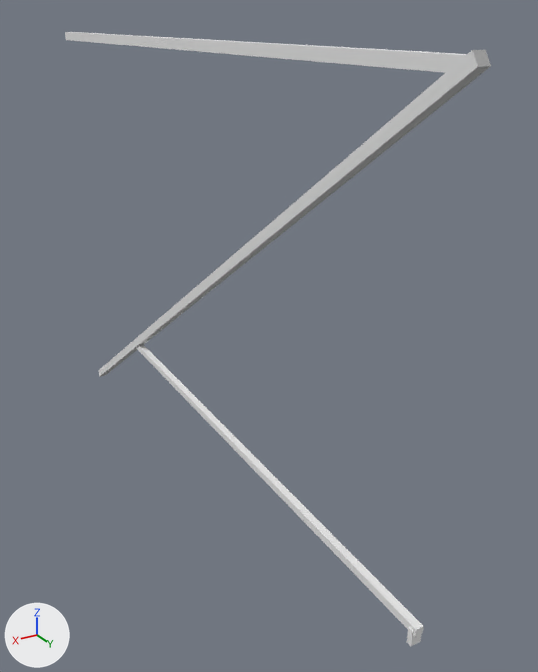
The OBJ model common/src/main/resources/assets/pantographsandwires/models/block/cantilever/single/5/cantilever_center_12px.obj: old version first, new version second.
One viewpoint serves both versions: a 50 mm lens placed at (2.53, 5.51, 0.81), pointed at (0.16, 1.55, -1.16). Every picture has the same lights, and +X, +Y and +Z are marked at lower left. The older version comes first. Where no turn or scale is listed for an object, it has been applied to the vertices.

Script lines for the objects in view, before the commit:
```python
me_6d12c39b_beb6_4c4e_b7ef_8f697fd613a8 = bpy.data.meshes.new('6d12c39b-beb6-4c4e-b7ef-8f697fd613a8')
me_6d12c39b_beb6_4c4e_b7ef_8f697fd613a8.from_pydata(...)  # 8 vertices, 6 faces; spans x 0.48..0.52, y -0.03..3.53, z -1.93..-1.73
me_6d12c39b_beb6_4c4e_b7ef_8f697fd613a8.materials.append(mat_m_53ac917a_6908_652e_015c_c53640b020ed)  # white #e7e7e7
me_8f6e4b83_c2ef_4181_9acc_c9c07db8f8aa = bpy.data.meshes.new('8f6e4b83-c2ef-4181-9acc-c9c07db8f8aa')
me_8f6e4b83_c2ef_4181_9acc_c9c07db8f8aa.from_pydata(...)  # 8 vertices, 6 faces; spans x 0.47..0.53, y -1.13..3.56, z -2.51..0.7
me_8f6e4b83_c2ef_4181_9acc_c9c07db8f8aa.materials.append(mat_m_1fa7325d_e2d7_2d27_270d_f0a5323757e4)  # white #e7e7e7
me_f47d4289_3898_48ba_8911_c7e3f9e4e1d2 = bpy.data.meshes.new('f47d4289-3898-48ba-8911-c7e3f9e4e1d2')
me_f47d4289_3898_48ba_8911_c7e3f9e4e1d2.from_pydata(...)  # a box spanning x 0.4688..0.5312, y 3.4844..3.5156, z -2.0..-1.9063
me_f47d4289_3898_48ba_8911_c7e3f9e4e1d2.materials.append(mat_m_d01e7a2a_8f73_2e81_4c23_374b2442e0d3)  # white #e7e7e7
ob_6d12c39b_beb6_4c4e_b7ef_8f697fd613a8 = bpy.data.objects.new('6d12c39b-beb6-4c4e-b7ef-8f697fd613a8', me_6d12c39b_beb6_4c4e_b7ef_8f697fd613a8)
ob_6d12c39b_beb6_4c4e_b7ef_8f697fd613a8.location = (0.0, 0.0, 0.0)
ob_8f6e4b83_c2ef_4181_9acc_c9c07db8f8aa = bpy.data.objects.new('8f6e4b83-c2ef-4181-9acc-c9c07db8f8aa', me_8f6e4b83_c2ef_4181_9acc_c9c07db8f8aa)
ob_8f6e4b83_c2ef_4181_9acc_c9c07db8f8aa.location = (0.0, 0.0, 0.0)
ob_f47d4289_3898_48ba_8911_c7e3f9e4e1d2 = bpy.data.objects.new('f47d4289-3898-48ba-8911-c7e3f9e4e1d2', me_f47d4289_3898_48ba_8911_c7e3f9e4e1d2)
ob_f47d4289_3898_48ba_8911_c7e3f9e4e1d2.location = (0.0, 0.0, 0.0)
# also in view: '250bc0a3-cdf0-4862-aed6-2ff1fafc9803' at (0.5, 1.19, 0.66)
```
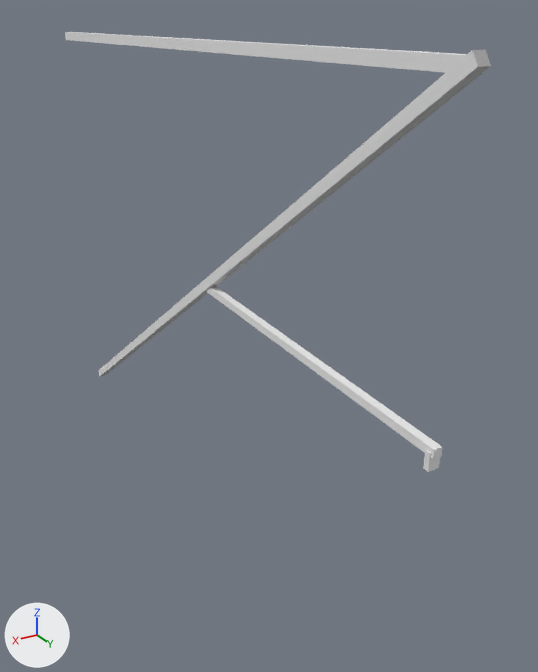
The change, as a list of edits to the scene's bpy script:
```text
Add me_fe8c0d40_a56f_4e00_80c8_837d07d2c7ce:
    me_fe8c0d40_a56f_4e00_80c8_837d07d2c7ce.from_pydata([(0.52, 1.42, -0.79), (0.52, 3.53, -0.88), (0.52, 1.36, -0.84), (0.52, 3.53, -0.93), (0.48, 3.53, -0.88), (0.48, 1.42, -0.79), (0.48, 3.53, -0.93), (0.48, 1.36, -0.84)], [], [(3, 6, 4, 1), (2, 3, 1, 0), (7, 2, 0, 5), (6, 7, 5, 4), (5, 0, 1, 4), (6, 3, 2, 7)])
    me_fe8c0d40_a56f_4e00_80c8_837d07d2c7ce.materials.append(mat_m_53ac917a_6908_652e_015c_c53640b020ed)  # white #e7e7e7
Add me_2bbf6e13_d868_459e_a6b2_9060b1ecc61c:
    me_2bbf6e13_d868_459e_a6b2_9060b1ecc61c.from_pydata(...)  # a box spanning x 0.4688..0.5312, y 3.4844..3.5156, z -1.0..-0.9063
    me_2bbf6e13_d868_459e_a6b2_9060b1ecc61c.materials.append(mat_m_d01e7a2a_8f73_2e81_4c23_374b2442e0d3)  # white #e7e7e7
Remove ob_6d12c39b_beb6_4c4e_b7ef_8f697fd613a8:
    ob_6d12c39b_beb6_4c4e_b7ef_8f697fd613a8 = bpy.data.objects.new('6d12c39b-beb6-4c4e-b7ef-8f697fd613a8', me_6d12c39b_beb6_4c4e_b7ef_8f697fd613a8)
    ob_6d12c39b_beb6_4c4e_b7ef_8f697fd613a8.location = (0.0, 0.0, 0.0)
Remove ob_f47d4289_3898_48ba_8911_c7e3f9e4e1d2:
    ob_f47d4289_3898_48ba_8911_c7e3f9e4e1d2 = bpy.data.objects.new('f47d4289-3898-48ba-8911-c7e3f9e4e1d2', me_f47d4289_3898_48ba_8911_c7e3f9e4e1d2)
    ob_f47d4289_3898_48ba_8911_c7e3f9e4e1d2.location = (0.0, 0.0, 0.0)
Add ob_fe8c0d40_a56f_4e00_80c8_837d07d2c7ce:
    ob_fe8c0d40_a56f_4e00_80c8_837d07d2c7ce = bpy.data.objects.new('fe8c0d40-a56f-4e00-80c8-837d07d2c7ce', me_fe8c0d40_a56f_4e00_80c8_837d07d2c7ce)
    ob_fe8c0d40_a56f_4e00_80c8_837d07d2c7ce.location = (0.0, 0.0, 0.0)
Add ob_2bbf6e13_d868_459e_a6b2_9060b1ecc61c:
    ob_2bbf6e13_d868_459e_a6b2_9060b1ecc61c = bpy.data.objects.new('2bbf6e13-d868-459e-a6b2-9060b1ecc61c', me_2bbf6e13_d868_459e_a6b2_9060b1ecc61c)
    ob_2bbf6e13_d868_459e_a6b2_9060b1ecc61c.location = (0.0, 0.0, 0.0)
```

Boxes (x1, y1, x2, y2) around the edits, measured in the pictures (538 x 672 px):
'6d12c39b-beb6-4c4e-b7ef-8f697fd613a8', deleted: before (136, 345, 424, 637)
'fe8c0d40-a56f-4e00-80c8-837d07d2c7ce', added: after (206, 286, 443, 459)
'2bbf6e13-d868-459e-a6b2-9060b1ecc61c', added: after (423, 449, 440, 472)
'f47d4289-3898-48ba-8911-c7e3f9e4e1d2', deleted: before (407, 627, 421, 646)
